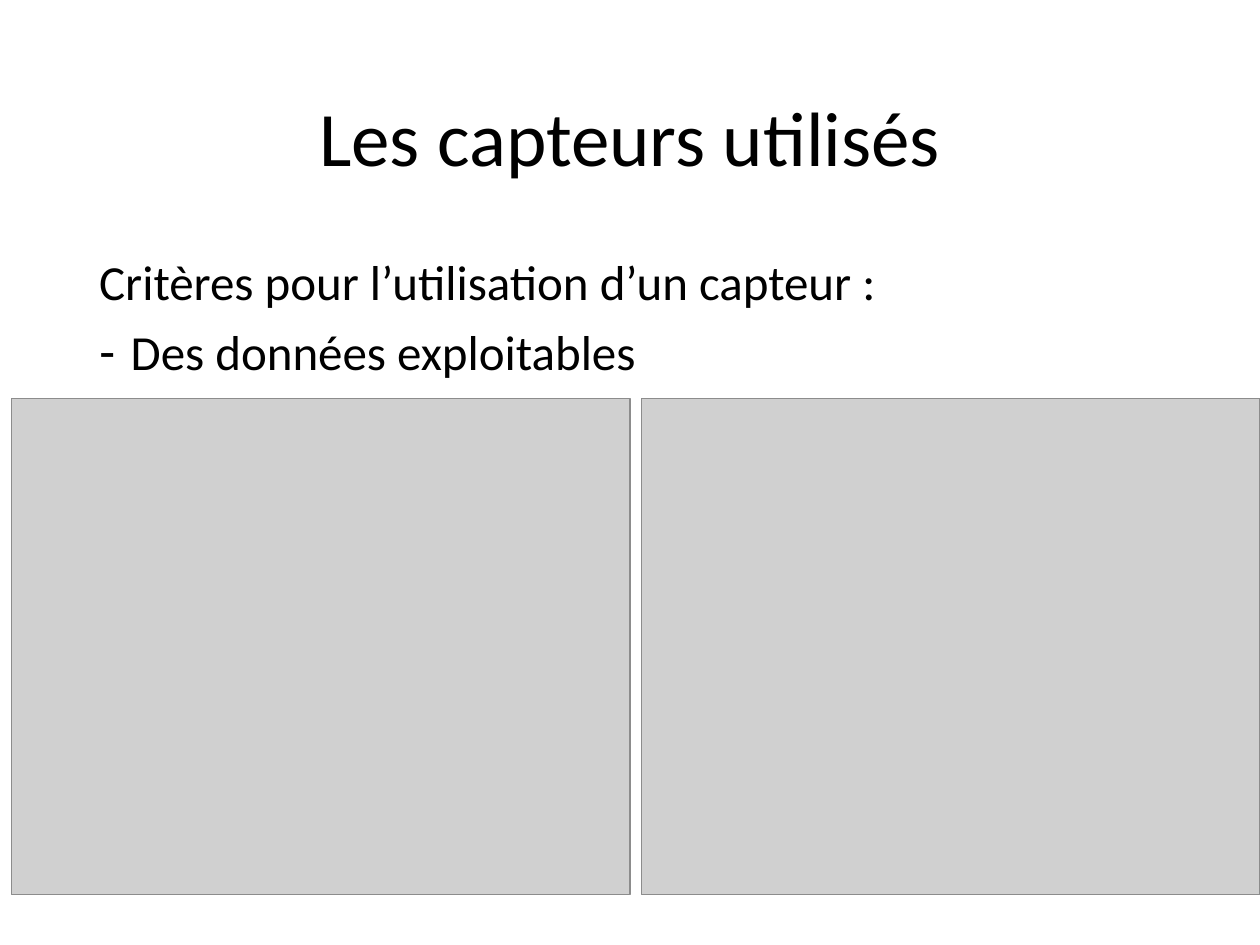
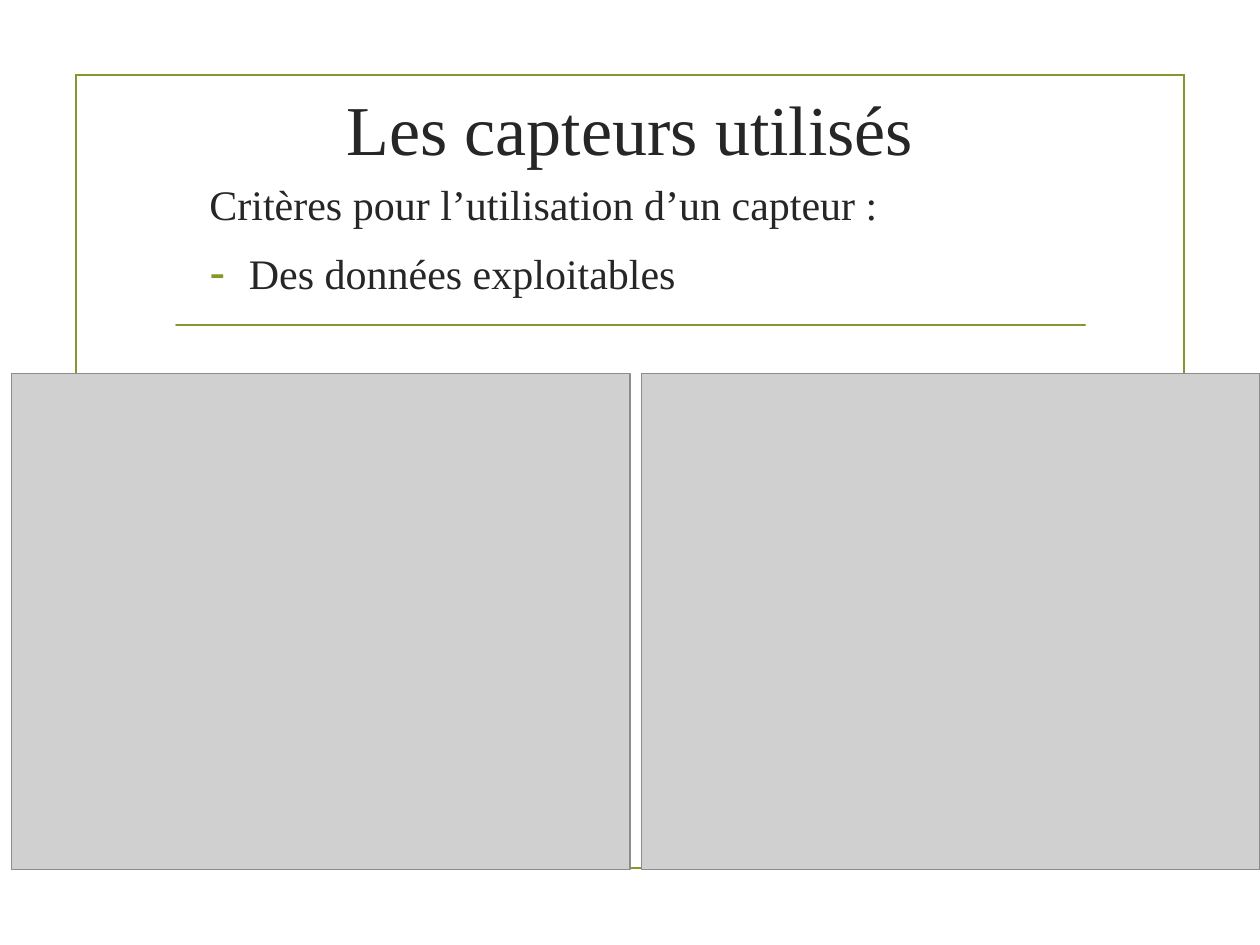
Before and after one commit to staufga0/DM_Project, a slide deck: slide 10 of Data Mining Presentation.pptm. Drawn at 1260x945 pixels with LibreOffice and Linux fonts; fonts in the diff are those of the drawing; grey boxes stand for pictures; background and template pictures are left out. Boxes give left, top, right and bottom in pixels: in the first picture for what was removed or moved away, otherwise in the second. Text is boxed around its words. In the diff, an @@ line names an element or a change of style, - is before the commit and + after.

```diff
--- a/Data Mining Presentation.pptm
+++ b/Data Mining Presentation.pptm
@@ title "Les capteurs utilisés": place and size @@
-title "Les capteurs utilisés" at [319, 112, 940, 179]
+title "Les capteurs utilisés" at [346, 106, 913, 168]
@@ title "Les capteurs utilisés" at [346, 106, 913, 168]: size 44 to 40 pt, font Calibri to Times New Roman, text colour #000000 to #262626; line spacing 0.9 to 1 @@
@@ rectangle added at [77, 74, 1184, 868], outline #83992A 1.25 pt @@
@@ text "Critères pour l’utilisation d’un capteur ...": place and size @@
-text "Critères pour l’utilisation d’un capteur ..." at [99, 265, 851, 378]
+text "Critères pour l’utilisation d’un capteur ..." at [209, 190, 855, 298]
@@ text "Critères pour l’utilisation d’un capteur ..." at [209, 190, 855, 298]: size 28 to 24 pt, font Calibri to Times New Roman, text colour #000000 to #262626; line spacing 0.9 to 1; indent changed @@
@@ line added from (176, 325) to (1085, 325), #83992A 1.25 pt @@
@@ picture: place and size @@
-picture at [11, 398, 630, 895]
+picture at [11, 373, 630, 869]
@@ picture: place and size @@
-picture at [641, 398, 1260, 895]
+picture at [641, 373, 1260, 869]
```
Also in this commit, not shown: 27 other slides changed, 6 slides added, 6 slides removed.
